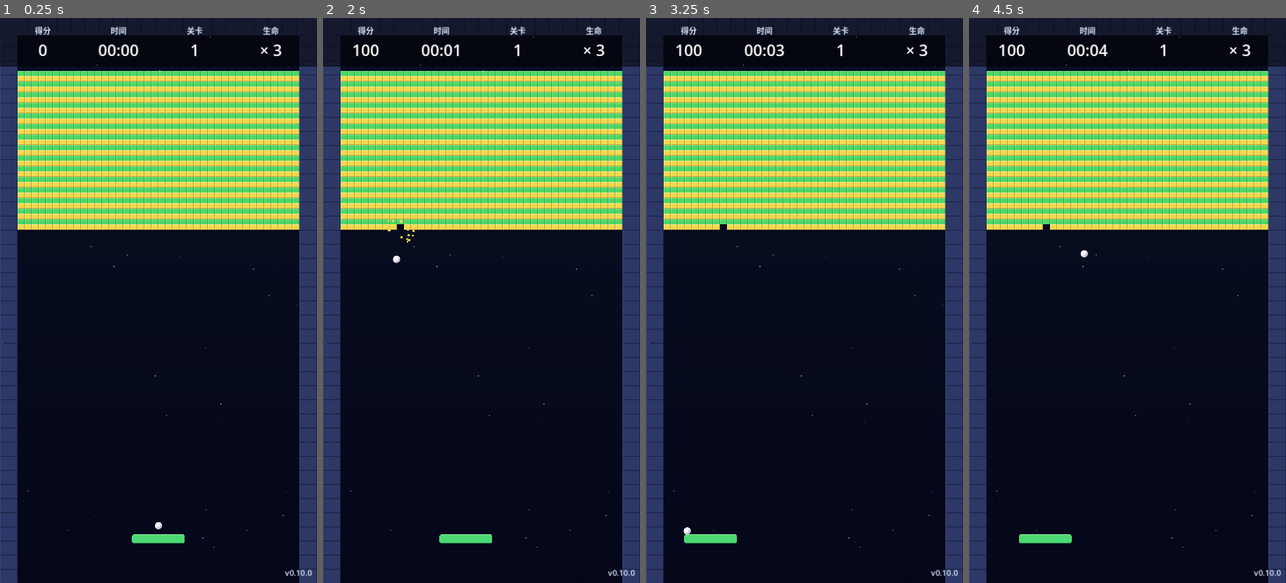
Above: before the commit, frames 1-4 (left to right).
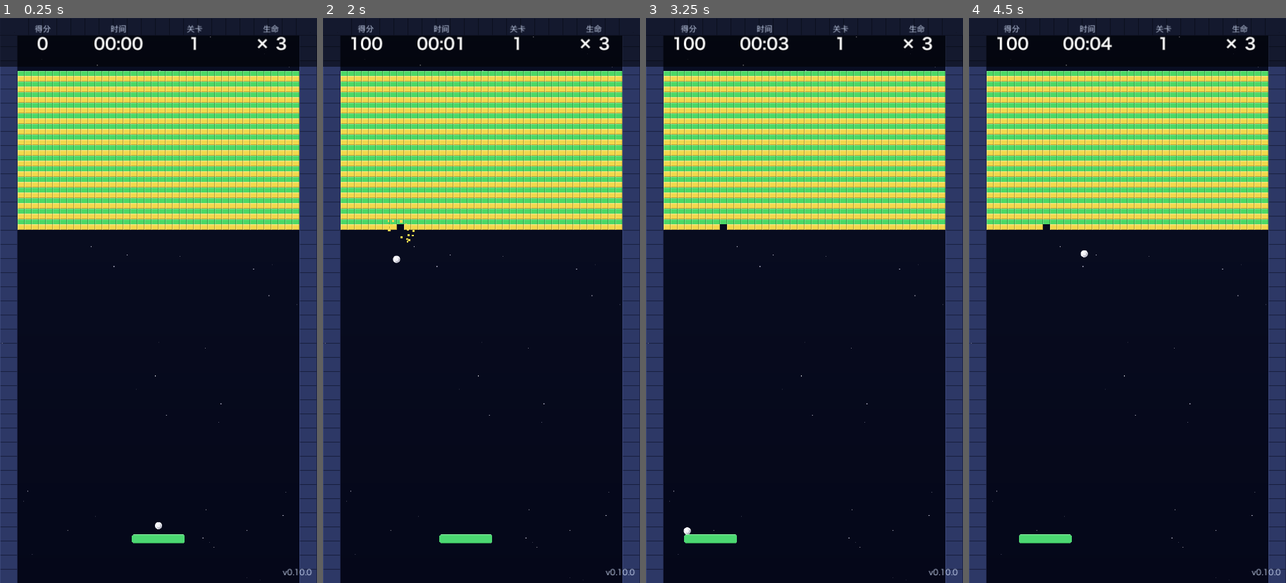
Above: after the commit, the same moments.

Repository: guangningsun/games
Game: Godot game, scene res://scenes/main.tscn
The game is run twice, just before and just after one commit, with the same random seed, the same clock (stepped at 60 frames per second) and the same inputs.
Inputs (mouse positions are in pixels of both pictures, inside the frame that each line leads up to):
- Up to frame 1 (0.25 s): no input
- Up to frame 2 (2 s): tap Enter at 0.5 s; move the mouse to (551, 272) at 0.52 s; hold Right (paddle_right) 0.53-1.25 s; hold Space (launch_ball) 0.53-1.25 s; click (551, 272) at 0.67 s; drag from (418, 328) to (465, 413) at 1.27 s
- Up to frame 3 (3.25 s): move the mouse to (836, 176) at 2.02 s; hold Right (paddle_right) 2.03-2.75 s; hold Space (launch_ball) 2.03-2.75 s; drag from (788, 413) to (709, 215) at 2.77 s
- Up to frame 4 (4.5 s): move the mouse to (1222, 385) at 3.52 s; hold Left (paddle_left) 3.53-4.25 s; hold Space (launch_ball) 3.53-4.25 s; drag from (1032, 215) to (1079, 159) at 4.27 s

The runs differ from the first frame. In frame 1, 0.9% of the frame differs, in the area x 10-99%, y 1-99%; in frame 2, 1.0%; in frame 3, 1.0%, in the area x 8-99%, y 1-99%; in frame 4, 1.0%.

Commit message:
fix(M10): 嵌入中文字体修复 Web 中文乱码
Godot 4 Web export 默认字体（Open Sans Semibold）不带 CJK 字形，
浏览器环境下中文显示为豆腐块/乱码。

修复：在 assets/fonts/ 嵌入子集化中文 .ttf：
- NotoSansSC-Regular.ttf 34KB（Hiragino Sans GB W3 子集，仅含游戏用到的 132 字符）
- NotoSansSC-Bold.ttf 35KB（Hiragino Sans GB W6 子集）
- pyftsubset 子集化从 22MB .ttc → 70KB

配置：
- hud.tscn 加 2 个 FontFile ext_resource 引用
- 4 个 LabelSettings 绑定字体（top_label/top_value/title/body）
- 4 个 Button theme_override_fonts/font 用 Bold 版本

注意：当前 .ttf 来源 macOS 系统 Hiragino Sans GB（仅本地开发用），
正式上线前需替换为 OFL 开源字体（Noto Sans SC / 思源黑体）。

Diff:
--- a/scenes/ui/hud.tscn
+++ b/scenes/ui/hud.tscn
@@ -1,24 +1,30 @@
-[gd_scene load_steps=12 format=3 uid="uid://b8bbrkr000003"]
+[gd_scene load_steps=14 format=3 uid="uid://b8bbrkr000003"]
 
 [ext_resource type="Script" path="res://scripts/ui/hud.gd" id="1_hud"]
+[ext_resource type="FontFile" path="res://assets/fonts/NotoSansSC-Regular.ttf" id="Font_regular"]
+[ext_resource type="FontFile" path="res://assets/fonts/NotoSansSC-Bold.ttf" id="Font_bold"]
 
 [sub_resource type="LabelSettings" id="LS_top_label"]
+font = ExtResource("Font_regular")
 font_size = 18
 font_color = Color(0.85, 0.9, 1.0, 1)
 
 [sub_resource type="LabelSettings" id="LS_top_value"]
+font = ExtResource("Font_bold")
 font_size = 36
 font_color = Color(1, 1, 1, 1)
 outline_size = 3
 outline_color = Color(0, 0, 0, 0.7)
 
 [sub_resource type="LabelSettings" id="LS_title"]
+font = ExtResource("Font_bold")
 font_size = 60
 font_color = Color(1, 0.95, 0.5, 1)
 outline_size = 4
 outline_color = Color(0, 0, 0, 0.8)
 
 [sub_resource type="LabelSettings" id="LS_body"]
+font = ExtResource("Font_regular")
 font_size = 22
 font_color = Color(1, 1, 1, 1)
 outline_size = 2
@@ -95,6 +101,7 @@
 [node name="ReviveButton" type="Button" parent="GameOverPanel/VBox"]
 size_flags_horizontal = 4
 theme_override_styles/normal = SubResource("SB_button_primary")
+theme_override_fonts/font = ExtResource("Font_bold")
 theme_override_font_sizes/font_size = 26
 text = "看广告 复活"
 mouse_filter = 0
@@ -102,6 +109,7 @@
 [node name="ReplayButton" type="Button" parent="GameOverPanel/VBox"]
 size_flags_horizontal = 4
 theme_override_styles/normal = SubResource("SB_button_secondary")
+theme_override_fonts/font = ExtResource("Font_bold")
 theme_override_font_sizes/font_size = 26
 text = "重新开始"
 mouse_filter = 0
@@ -140,6 +148,7 @@
 [node name="NextButton" type="Button" parent="LevelClearPanel/VBox"]
 size_flags_horizontal = 4
 theme_override_styles/normal = SubResource("SB_button_primary")
+theme_override_fonts/font = ExtResource("Font_bold")
 theme_override_font_sizes/font_size = 26
 text = "下一关"
 mouse_filter = 0
@@ -147,6 +156,7 @@
 [node name="ShareButton" type="Button" parent="LevelClearPanel/VBox"]
 size_flags_horizontal = 4
 theme_override_styles/normal = SubResource("SB_button_share")
+theme_override_fonts/font = ExtResource("Font_bold")
 theme_override_font_sizes/font_size = 26
 text = "分享"
 mouse_filter = 0
Binary file added: assets/fonts/NotoSansSC-Bold.ttf
Binary file added: assets/fonts/NotoSansSC-Regular.ttf
